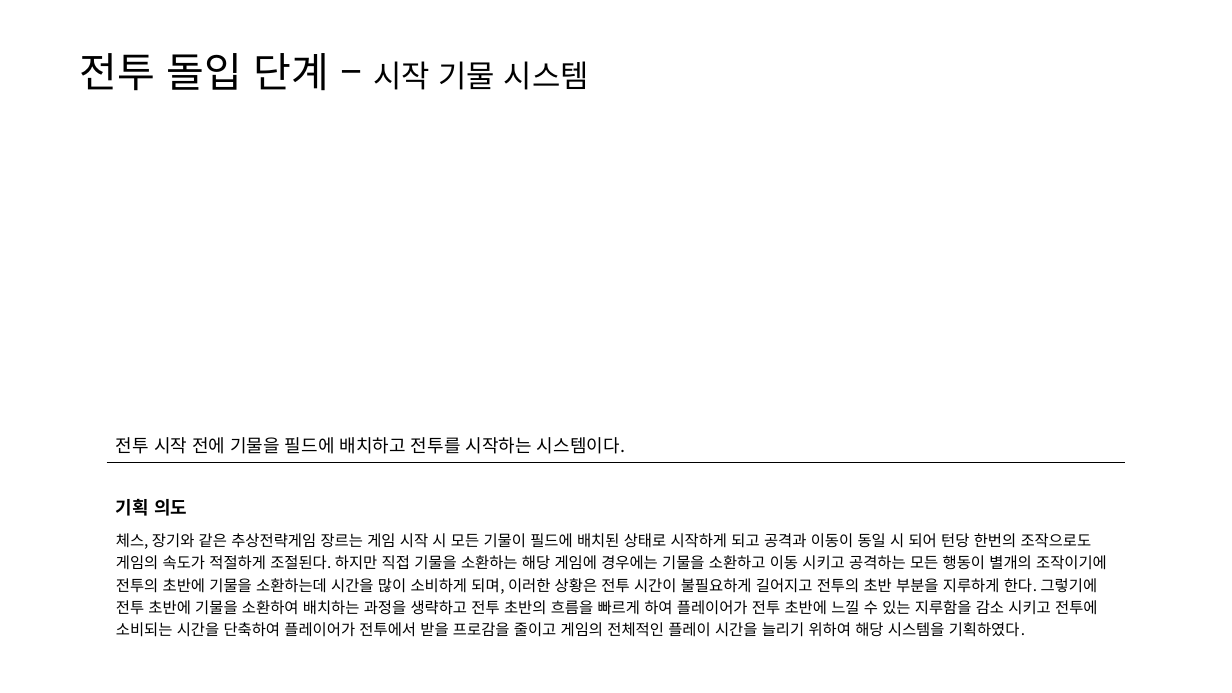
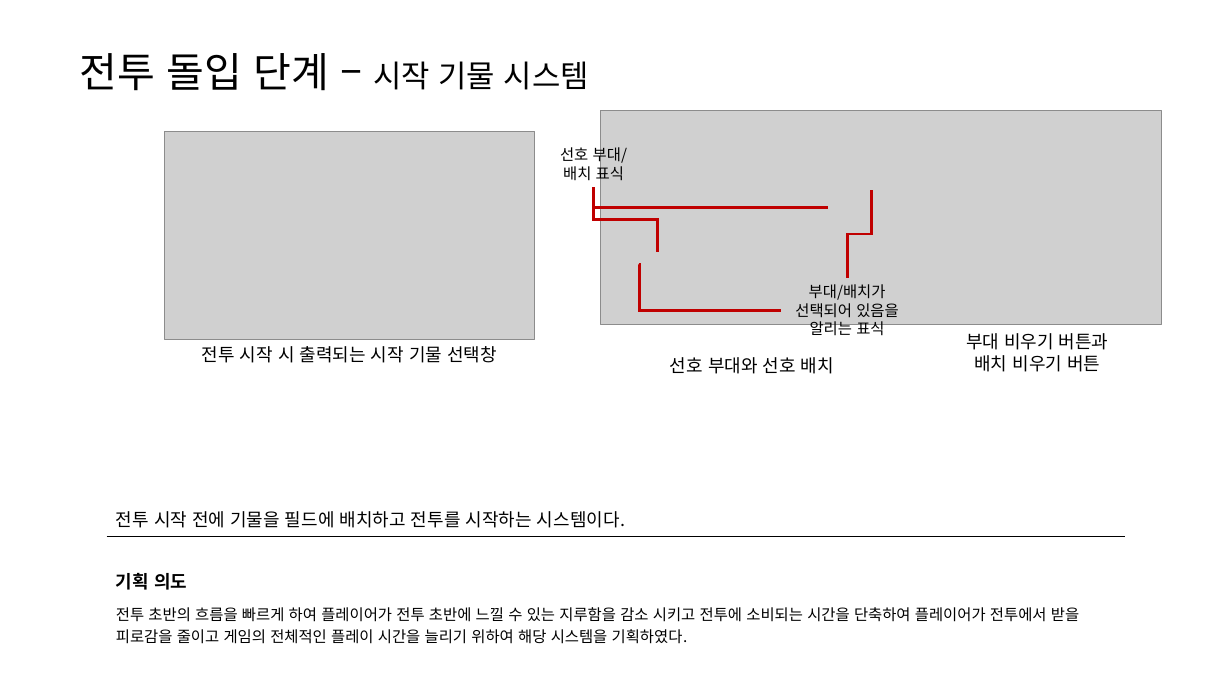
Before and after one commit to yjk0401/unityenginebasic_9th, a slide deck: slide 6 of 기획/체스/체스 전투 시스템 기획서.pptx. Drawn at 1232x693 pixels with LibreOffice and Linux fonts; fonts in the diff are those of the drawing; grey boxes stand for pictures. Boxes give left, top, right and bottom in pixels: in the first picture for what was removed or moved away, otherwise in the second. Text is boxed around its words. In the diff, an @@ line names an element or a change of style, - is before the commit and + after.

```diff
--- a/기획/체스/체스 전투 시스템 기획서.pptx
+++ b/기획/체스/체스 전투 시스템 기획서.pptx
@@ picture added at [600, 110, 1161, 324] @@
@@ picture added at [165, 131, 535, 339] @@
@@ text added at [560, 145, 627, 183], 12 pt, text #000000 @@
+선호 부대/
+배치 표식
@@ elbow line added from (593, 188) to (828, 207), #C00000 2.25 pt @@
@@ elbow line added from (593, 188) to (657, 251), #C00000 2.25 pt @@
@@ elbow line added from (872, 190) to (848, 278), #C00000 2.25 pt @@
@@ elbow line added from (639, 265) to (781, 311), #C00000 2.25 pt @@
@@ text added at [795, 284, 898, 339], 12 pt, text #000000 @@
+부대/배치가
+선택되어 있음을
+알리는 표식
@@ text added at [202, 346, 497, 363], 14 pt, text #000000 @@
+전투 시작 시 출력되는 시작 기물 선택창
@@ text added at [670, 357, 834, 374], 14 pt, text #000000 @@
+선호 부대와 선호 배치
@@ text added at [966, 333, 1109, 372], 14 pt, text #000000 @@
+부대 비우기 버튼과
+배치 비우기 버튼
@@ table at [106, 501, 1125, 648] @@
-row 3, column 1: 체스, 장기와 같은 추상전략게임 장르는 게임 시작 시 모든 기물이 필드에 배치된 상태로 시작하게 되고 공격과 이동이 동일 시 되어 턴당 한번의 조작으로도 게임의 속도가 적절하게 조절된다. 하지만 직접 기물을 소환하는 해당 게임에 경우에는 기물을 소환하고 이동 시키고 공격하는 모든 행동이 별개의 조작이기에 전투의 초반에 기물을 소환하는데 시간을 많이 소비하게 되며, 이러한 상황은 전투 시간이 불필요하게 길어지고 전투의 초반 부분을 지루하게 한다. 그렇기에 전투 초반에 기물을 소환하여 배치하는 과정을 생략하고 전투 초반의 흐름을 빠르게 하여 플레이어가 전투 초반에 느낄 수 있는 지루함을 감소 시키고 전투에 소비되는 시간을 단축하여 플레이어가 전투에서 받을 프로감을 줄이고 게임의 전체적인 플레이 시간을 늘리기 위하여 해당 시스템을 기획하였다.
+row 3, column 1: 전투 초반의 흐름을 빠르게 하여 플레이어가 전투 초반에 느낄 수 있는 지루함을 감소 시키고 전투에 소비되는 시간을 단축하여 플레이어가 전투에서 받을 피로감을 줄이고 게임의 전체적인 플레이 시간을 늘리기 위하여 해당 시스템을 기획하였다.
@@ table: place and size @@
-table at [106, 427, 1125, 641]
+table at [106, 501, 1125, 648]
```
Also in this commit, not shown: 8 other slides changed, 1 slide added, 1 slide removed, 1 other file.
